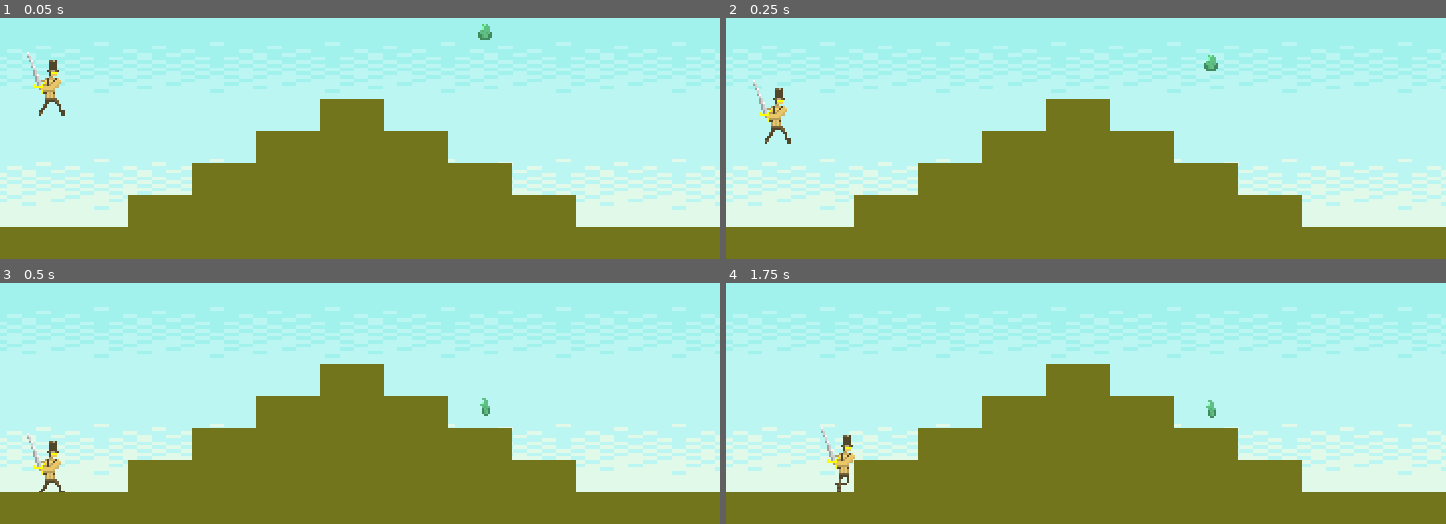
Above: before the commit, frames 1-4 (two rows, left to right).
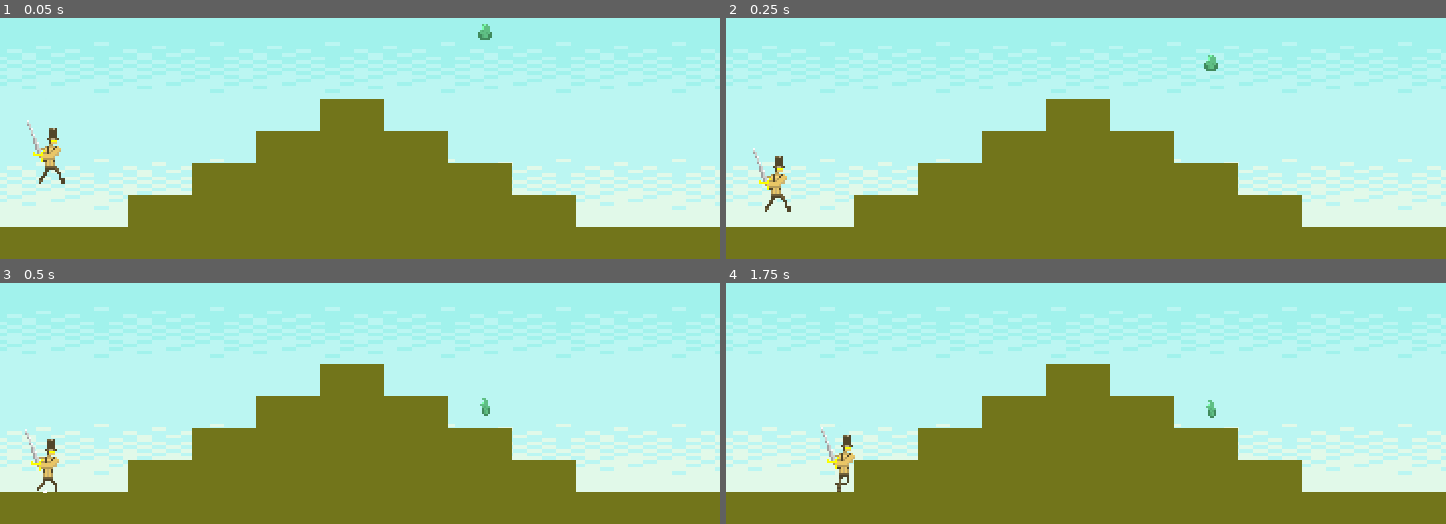
Above: after the commit, the same moments.

Repository: alexosterhoudt/Platformer
Game: Godot game, scene res://Scenes/game.tscn
Two runs of this game, one before a commit and one after it. Both use one fixed random seed, a clock stepped at 60 frames per second and the inputs below.
Inputs:
- Up to frame 1 (0.05 s): no input
- Up to frame 2 (0.25 s): no input
- Up to frame 3 (0.5 s): no input
- Up to frame 4 (1.75 s): hold D (move_right) from 0.53 s (still down); tap E (attack) at 0.6, 1.35 s; tap W (jump) at 0.77, 1.52 s

The runs differ from the first frame. In frame 1, 0.9% of the frame differs, in the area x 3-10%, y 14-69%; in frame 2, 0.9%; in frame 3, 0.4%; in frame 4, nothing differs.

Commit message:
test

Diff:
--- a/Scenes/game.tscn
+++ b/Scenes/game.tscn
@@ -14,7 +14,7 @@
 texture = ExtResource("1_o4b0m")
 
 [node name="Player" parent="." instance=ExtResource("1_1ccck")]
-position = Vector2(45, 320)
+position = Vector2(45, 388)
 speed = 200
 jumpImpulse = -300
 dust = ExtResource("2_s8tr3")
